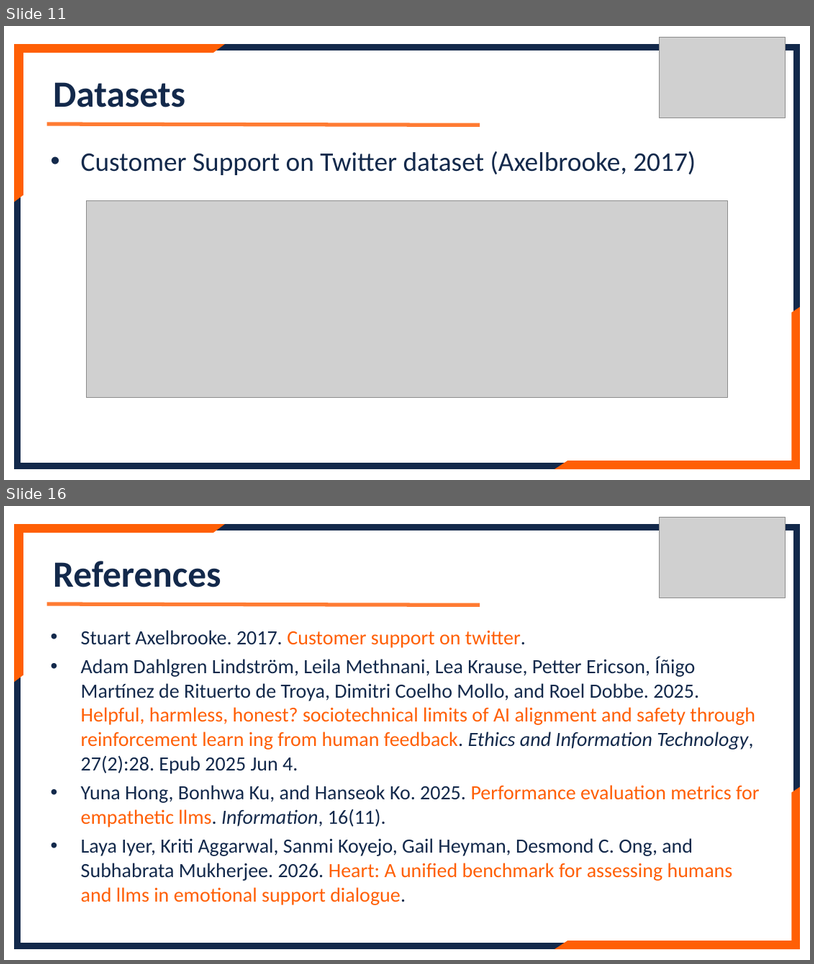
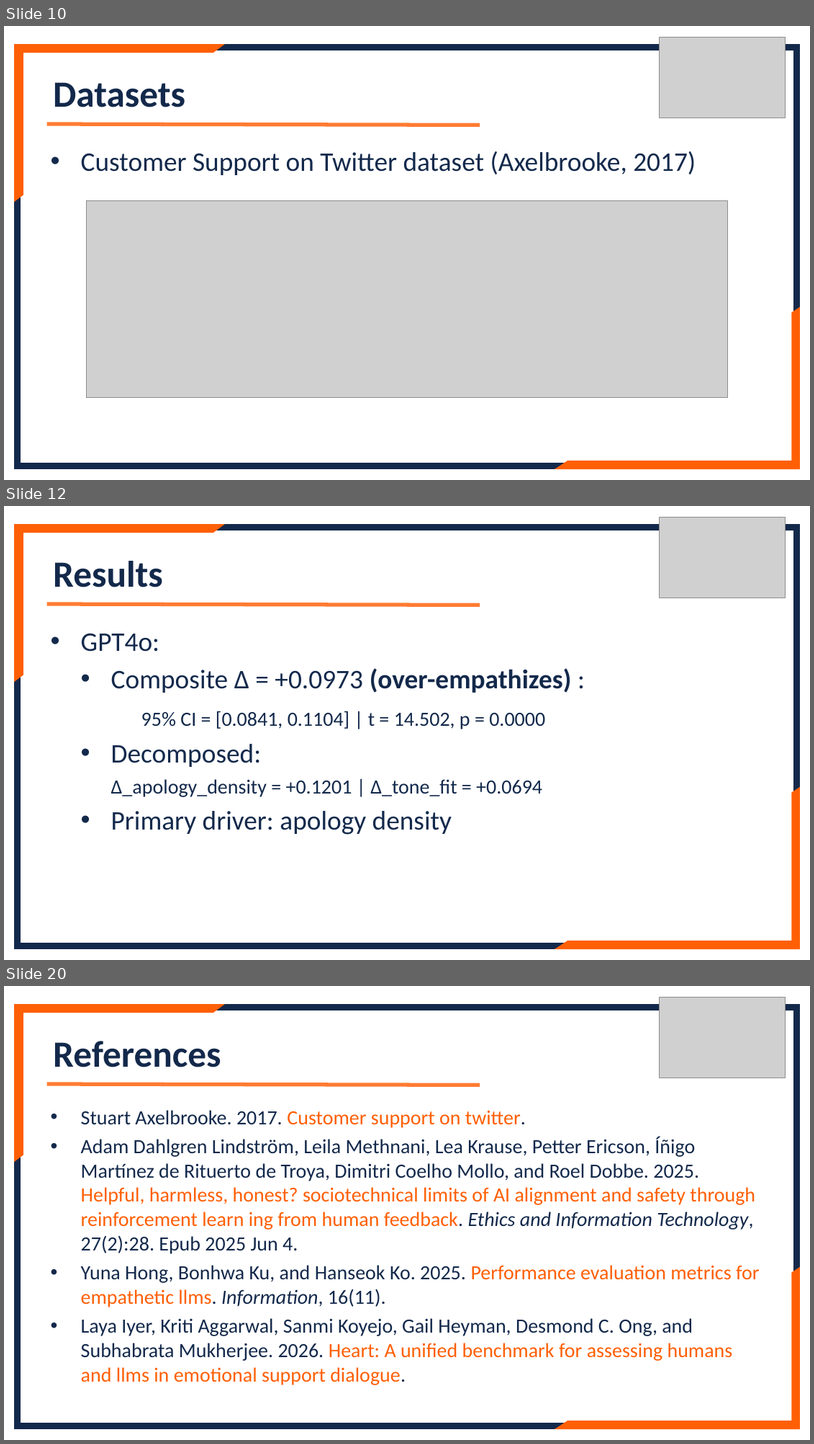
Before and after one commit to lennylin1998/ecs-llm, a slide deck: src/Files/Final_ppt.pptx. Shown one above the other, each under a label of ours: slides 11 and 16 before the commit, slides 10, 12 and 20 after it; the slides between them are not shown. The pictures are 814x964 and 814x1444 pixels, drawn with LibreOffice and Linux fonts; fonts in the diff are those of the drawing; grey boxes stand for pictures. Boxes give left, top, right and bottom in pixels: in the first picture for what was removed or moved away, otherwise in the second. Text is boxed around its words. In the diff, an @@ line names an element or a change of style, - is before the commit and + after.

```diff
--- a/src/Files/Final_ppt.pptx
+++ b/src/Files/Final_ppt.pptx
@@ slide 12 added at [4, 506, 810, 960], background #FFFFFF @@
@@ frame added at [15, 525, 800, 948], fill #13294B, outline #13294B 1.5 pt @@
@@ half frame added at [15, 525, 223, 681], fill #FF5F05, outline #FF5F05 1.5 pt @@
@@ picture added at [659, 518, 785, 598] @@
@@ text added at [53, 561, 163, 587], 44 pt, text #13294B, bold @@
+Results
@@ line added from (47, 604) to (480, 605), #FF5F05 4.5 pt @@
@@ text added at [81, 633, 572, 834], 24 pt, text #13294B @@
+• GPT4o:
+  • Composite Δ = +0.0973 (over-empathizes) :
+  95% CI = [0.0841, 0.1104] | t = 14.502, p = 0.0000
+  • Decomposed:
+    Δ_apology_density = +0.1201 | Δ_tone_fit = +0.0694
+  • Primary driver: apology density
@@ half frame added at [557, 788, 800, 948], fill #FF5F05, outline #FF5F05 1.5 pt @@
@@ what was slide 11 is now slide 10 @@
@@ what was slide 16 is now slide 20 @@
```
Also in this commit, not shown: 5 slides changed, 5 other slides added, 2 slides removed, 5 other files.
